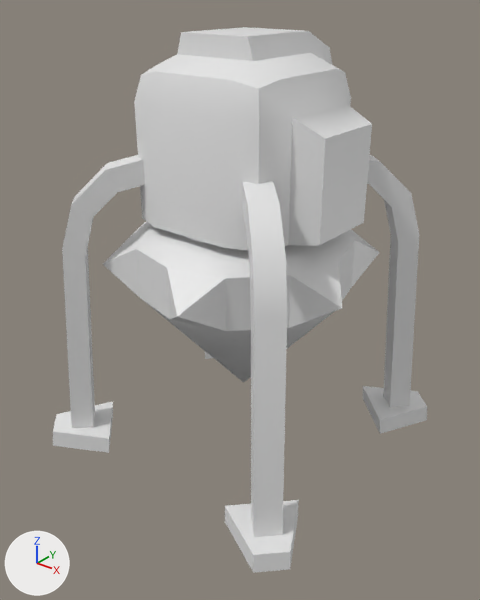
The FBX model Assets/Goat/Models/Scifi Kit/FarmMetal.fbx, before and after one commit.
Both versions are drawn from a 50 mm lens placed at (2.24, -2.84, 2.66), pointed at (0.05, -0.11, 0.97). The lights are fixed; the arrows at lower left show +X, +Y and +Z. Both versions are drawn at frame 1 of the action 'FarmMetal(Drill)|DoorInside(Door)Action'; the numbers are the values there. Vertices at the same position are counted once.

The first picture shows 'FarmMetal', 'FarmMetal(Drill)'.
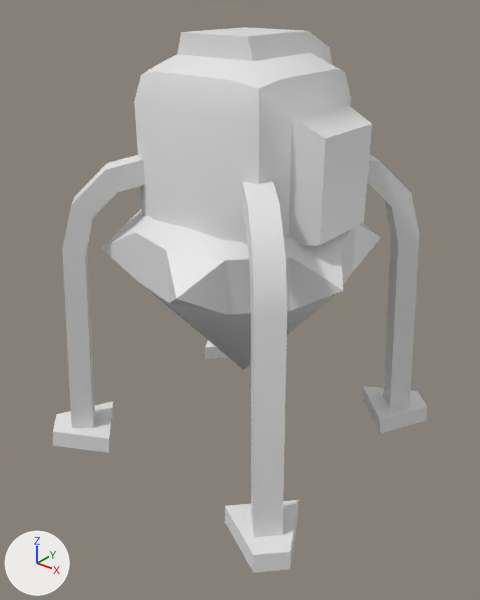
Commit message: Farms proper scale

Boxes (x1, y1, x2, y2) around the edits, measured in the pictures (480 x 600 px):
'FarmMetal(Drill)', moved, turned, rescaled: before (103, 221, 380, 383); after (101, 209, 381, 370)

Diff of the bpy script that builds the scene:
```diff
--- a/Assets/Goat/Models/Scifi Kit/FarmMetal.fbx.py
+++ b/Assets/Goat/Models/Scifi Kit/FarmMetal.fbx.py
@@ me_cube_009 @@
 me_cube_009.from_pydata(...)  # 67 vertices, 78 faces; spans x -0.79..0.79, y -0.79..0.79, z 0.35..1.58
 # used by ob_farmmetal_drill; location = (0.0, 0.0, -0.024)
+# me_cube_009 part 1: the whole mesh is turned -90 degrees about the x axis through the mesh origin and scaled by 100
 me_cube_009.materials.append(mat_vertcolor)
@@ ob_farmmetal_drill @@
 ob_farmmetal_drill = bpy.data.objects.new('FarmMetal(Drill)', me_cube_009)
-ob_farmmetal_drill.location = (0.0, 0.0, -0.024)
+ob_farmmetal_drill.location = (0.0, 0.0, 0.072)
+ob_farmmetal_drill.rotation_euler = (1.571, 0.0, 0.0)  # degrees (90, 0, 0)
+ob_farmmetal_drill.scale = (0.01, 0.01, 0.01)
```
